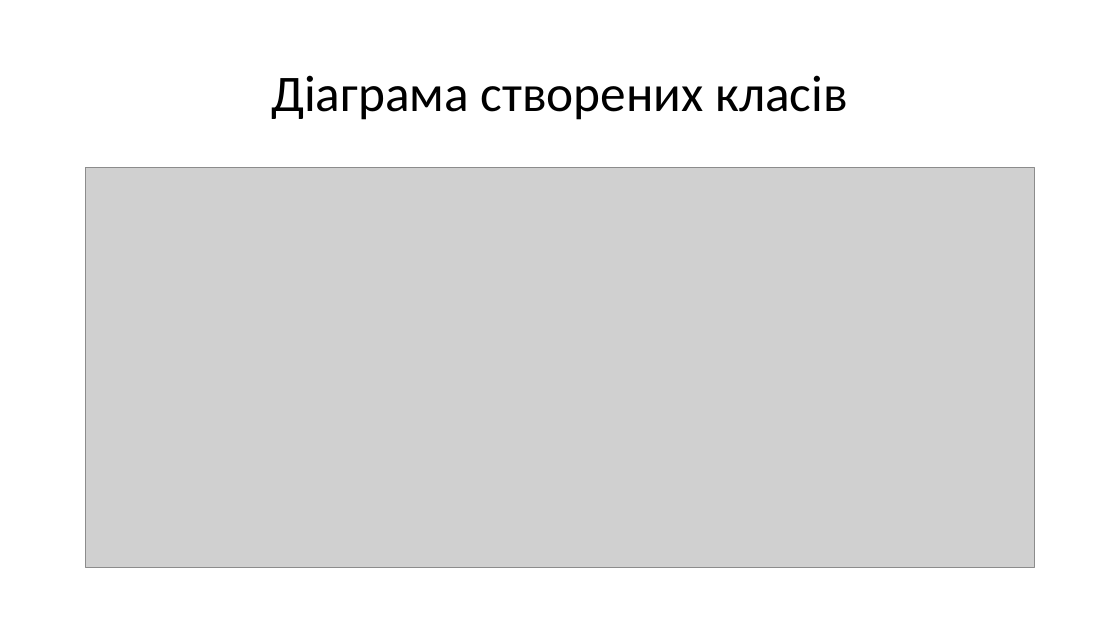
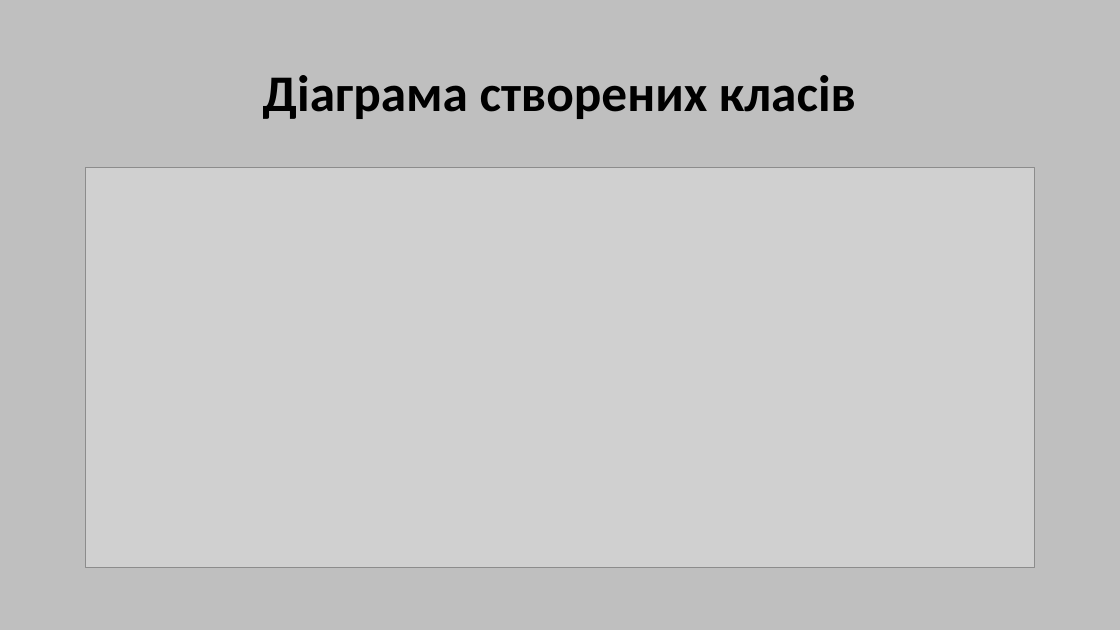
Before and after one commit to LemonsLover/Plumber-Game, a slide deck: slide 9 of презентація до курсової роботи Овсеюкова Єгора.pptx (slide 8 before the commit). Drawn at 1120x630 pixels with LibreOffice and Linux fonts; fonts in the diff are those of the drawing; grey boxes stand for pictures. Boxes give left, top, right and bottom in pixels: in the first picture for what was removed or moved away, otherwise in the second. Text is boxed around its words. In the diff, an @@ line names an element or a change of style, - is before the commit and + after.

```diff
--- a/презентація до курсової роботи Овсеюкова Єгора.pptx
+++ b/презентація до курсової роботи Овсеюкова Єгора.pptx
@@ background #FFFFFF to #BFBFBF @@
@@ title "Діаграма створених класів" at <box>263,75,856,119</box>: bold on @@
```
Also in this commit, not shown: 7 other slides changed, 1 slide added, 1 other file.
